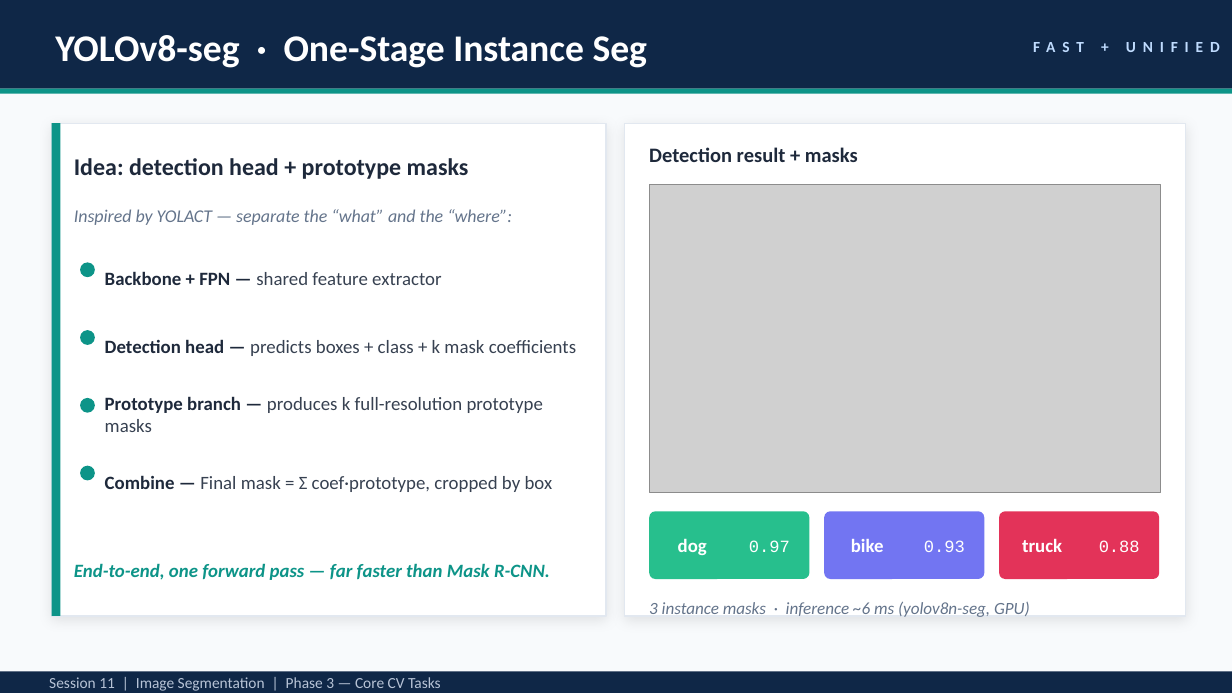
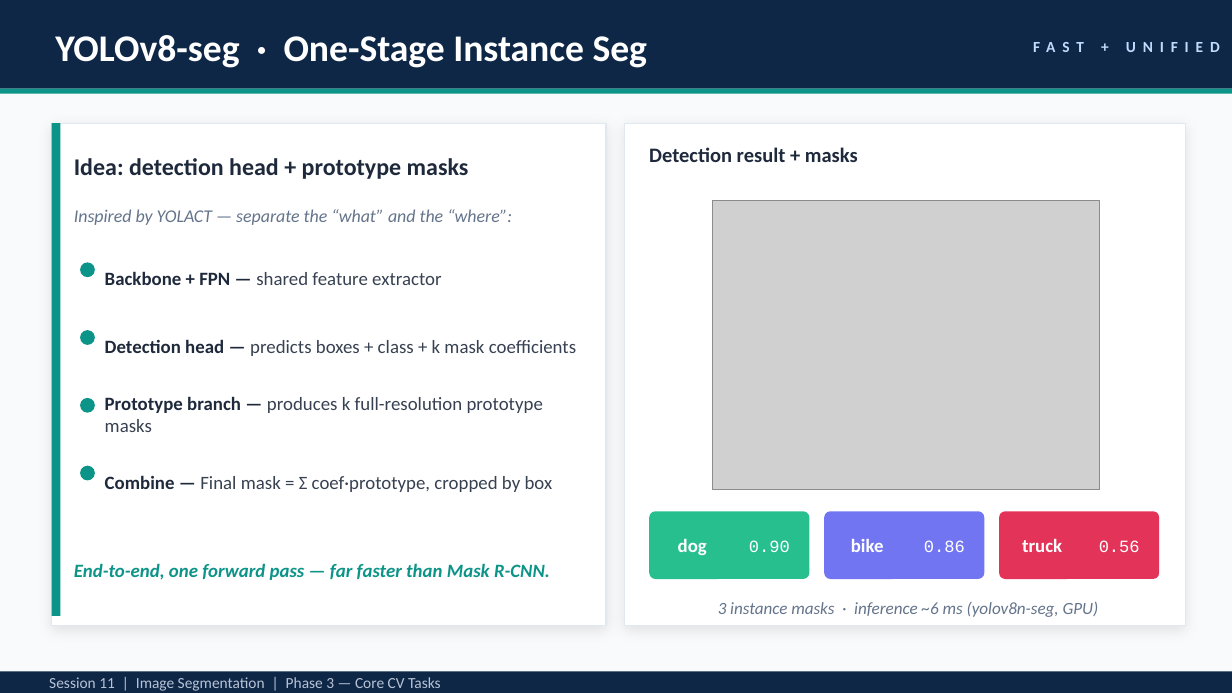
Before and after one commit to ShahZebYousafzai/AI-CV-Lecture, a slide deck: slide 15 of Session 11/Session_11_Segmentation.pptx. Drawn at 1232x693 pixels with LibreOffice and Linux fonts; fonts in the diff are those of the drawing; grey boxes stand for pictures. Boxes give left, top, right and bottom in pixels: in the first picture for what was removed or moved away, otherwise in the second. Text is boxed around its words. In the diff, an @@ line names an element or a change of style, - is before the commit and + after.

```diff
--- a/Session 11/Session_11_Segmentation.pptx
+++ b/Session 11/Session_11_Segmentation.pptx
@@ rectangle: place and size @@
-rectangle at (52,123,606,616)
+rectangle at (52,123,606,626)
@@ rectangle: place and size @@
-rectangle at (625,123,1185,616)
+rectangle at (625,123,1185,626)
@@ picture: place and size @@
-picture at (649,185,1161,493)
+picture at (712,201,1099,490)
@@ text at (749,540,790,552): text changed @@
-0.97
+0.90
@@ text at (924,540,965,552): text changed @@
-0.93
+0.86
@@ text at (1099,540,1140,552): text changed @@
-0.88
+0.56
@@ text "3 instance masks · inference ..." at (718,601,1099,617): alignment left to centre @@
```
Also in this commit, not shown: 8 other slides changed, 1 other file.
